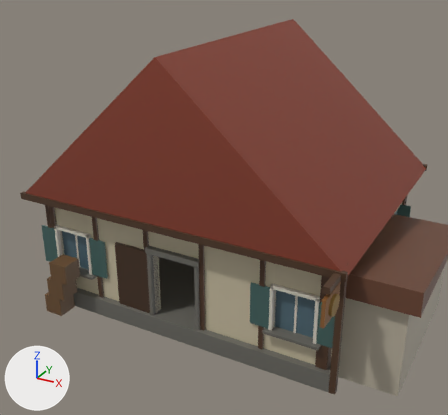
A saved change to the glTF model assets/models/town_shop.glb.
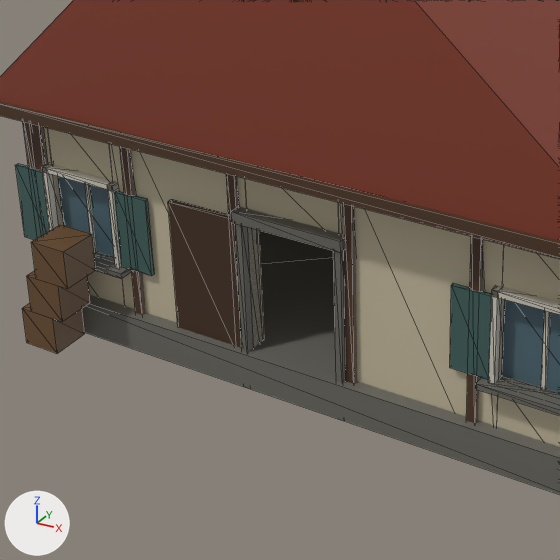
Each version appears first whole from a camera (50 mm lens) standing at (7.06, -13.48, 8.96) and looking at (0.18, -0.96, 2.7), and next in a close-up on the part from 8% to 68% of the width and 35% to 100% of the height. Arrows for +X, +Y and +Z are at lower left; the lights stay in place. The older version's two pictures come first. The close-ups show mesh edges as thin lines. Vertices at exactly the same position are counted once.

The first close-up shows 'prop'.
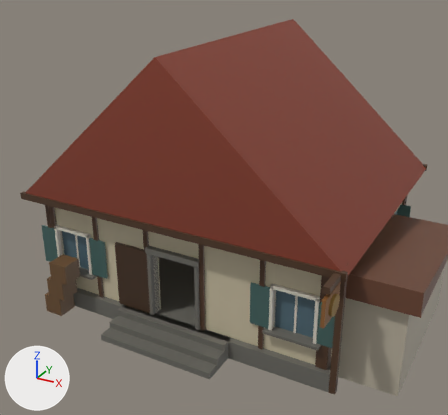
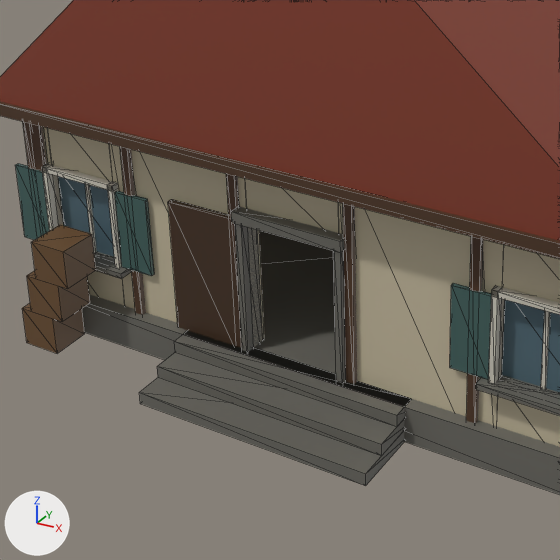
Changed parts and their boxes [x1, y1, x2, y2] in the close-ups (560 x 560 px):
part 1 of me_prop, added: after [139, 331, 411, 486]

The edits, one by one:
me_prop is used by ob_prop; location (0.0, 0.0, 0.0).
me_prop had 1492 vertices, 2424 faces and spanned x -4.17..5.5, y -4.15..3.47, z 0.0..6.8.
me_prop now has 1512 vertices, 2460 faces and spans x -4.17..5.5, y -4.15..3.47, z 0.0..6.8.
me_prop part 1: a new loose piece of 20 vertices spanning x -1.5..1.5, y -4.02..-3.0, z 0.04..0.5, in mat_defaultmaterial.
Other edits to the shape of me_prop do not show in these pictures.
